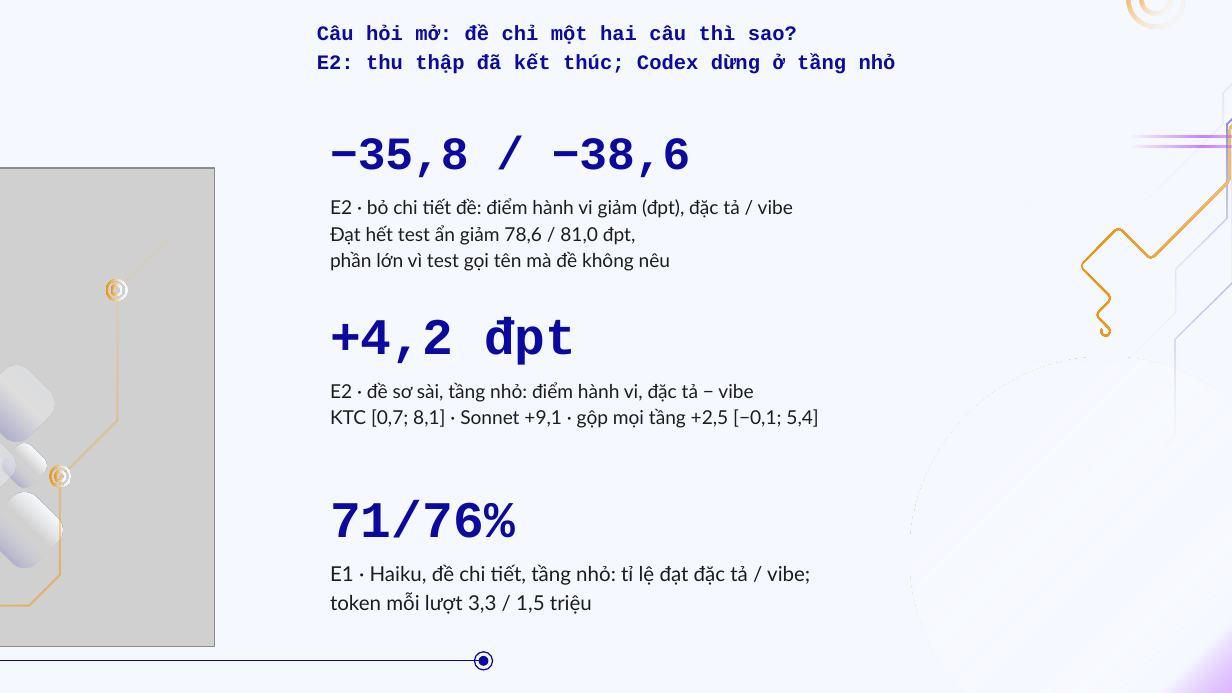
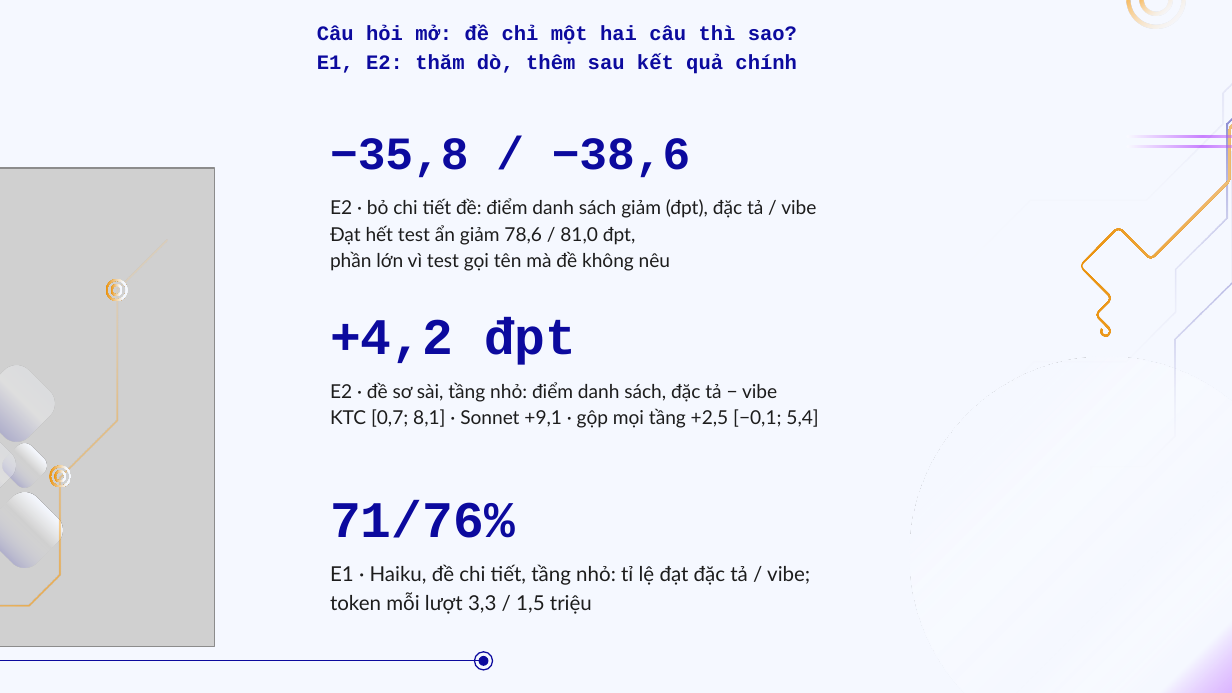
Before and after one commit to doanan293/vipharmind-ai-sdlc-study, a slide deck: slide 23 of docs/presentation/vipharmind-slides.pptx. Drawn at 1232x693 pixels with LibreOffice and Linux fonts; fonts in the diff are those of the drawing; grey boxes stand for pictures. Boxes give left, top, right and bottom in pixels: in the first picture for what was removed or moved away, otherwise in the second. Text is boxed around its words. In the diff, an @@ line names an element or a change of style, - is before the commit and + after.

Commit message:
report, slides, team: review fixes; speakers Lợi 1–13, Bảo 14–26; An as team lead; conclusion answers RQ4/RQ5; softer claims; macros for test share and bootstrap counts

```diff
--- a/docs/presentation/vipharmind-slides.pptx
+++ b/docs/presentation/vipharmind-slides.pptx
@@ text at [317, 26, 797, 74]: text changed @@
-Câu hỏi mở: đề chỉ một hai câu thì sao?
-E2: thu thập đã kết thúc; Codex dừng ở tầng nhỏ
+Câu hỏi mở: đề chỉ một hai câu thì sao?
+E1, E2: thăm dò, thêm sau kết quả chính
@@ text at [330, 198, 816, 271]: text changed @@
-E2 · bỏ chi tiết đề: điểm hành vi giảm (đpt), đặc tả / vibe
-Đạt hết test ẩn giảm 78,6 / 81,0 đpt,
-phần lớn vì test gọi tên mà đề không nêu
+E2 · bỏ chi tiết đề: điểm danh sách giảm (đpt), đặc tả / vibe
+Đạt hết test ẩn giảm 78,6 / 81,0 đpt,
+phần lớn vì test gọi tên mà đề không nêu
@@ text at [330, 382, 818, 428]: text changed @@
-E2 · đề sơ sài, tầng nhỏ: điểm hành vi, đặc tả − vibe
-KTC [0,7; 8,1] · Sonnet +9,1 · gộp mọi tầng +2,5 [−0,1; 5,4]
+E2 · đề sơ sài, tầng nhỏ: điểm danh sách, đặc tả − vibe
+KTC [0,7; 8,1] · Sonnet +9,1 · gộp mọi tầng +2,5 [−0,1; 5,4]
```
Also in this commit, not shown: 2 other slides changed, 14 other files.
